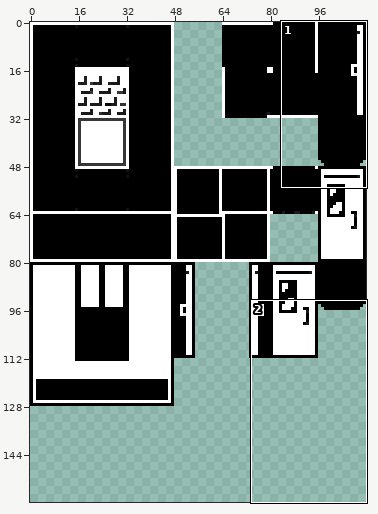
Two versions of one sprite sheet, assets/tilesets/tilemap_thiccwall.png. Above: a wide view before the commit, with the close-up outlined.
Close-up. Before the commit:
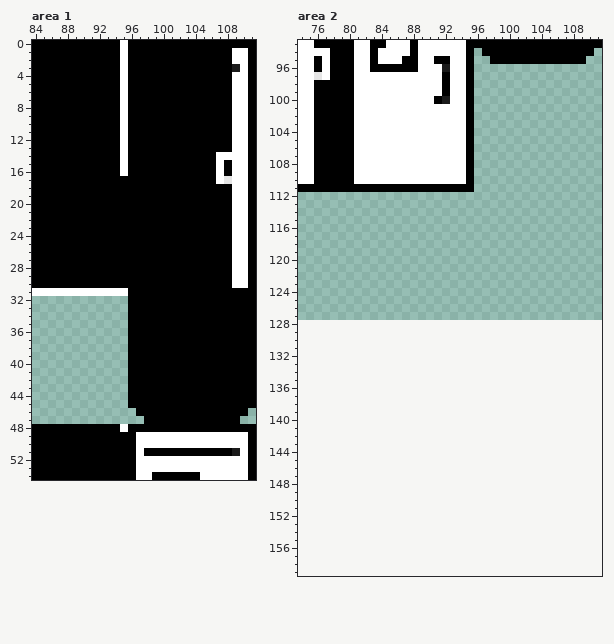
The file is 112x128 pixels. Colours within 5 levels of each other are drawn and written as one. Shown: area 1: x 84..111, y 0..54; area 2: x 74..111, y 93..159. The old version is drawn lined up with the new one, on the new canvas. The commit also changed other parts of the picture, which this record leaves out.
After the commit:
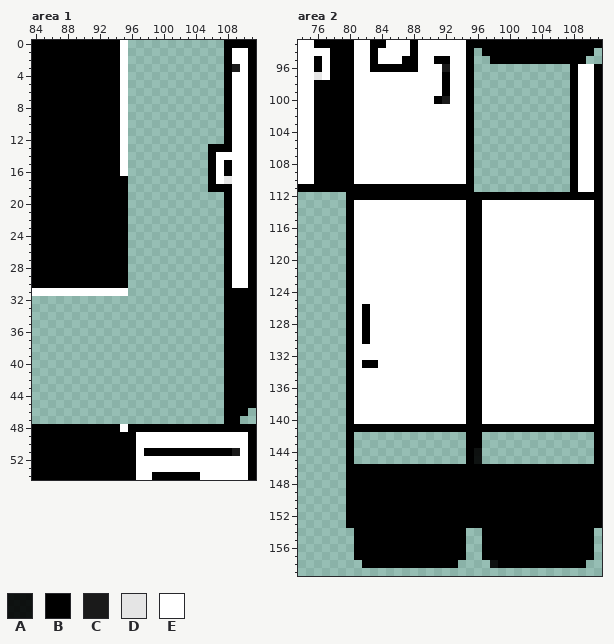
Palette (. is transparent): A #000000e6  B #000000  C #1a1a1a  D #e5e5e5  E #ffffff
The edit:
canvas 112x128 -> 112x160
Changed rows in their new state; - is an unchanged pixel.
Area 1:
first column x 96:
 0 ............
 1 ............
 2 ............
 3 ............
 4 ............
 5 ............
 6 ............
 7 ............
 8 ............
 9 ............
10 ............
11 ............
12 ............
13 ..........--
14 ..........--
15 ..........--
16 ..........--
17 ..........--
18 ..........--
19 ............
20 ............
21 ............
22 ............
23 ............
24 ............
25 ............
26 ............
27 ............
28 ............
29 ............
30 ............
31 ............
32 ............
33 ............
34 ............
35 ............
36 ............
37 ............
38 ............
39 ............
40 ............
41 ............
42 ............
43 ............
44 ............
45 ............
46 -...........
47 --..........
Area 2:
first column x 80:
 96 ----------------------------BEEB
 97 ----------------------------BEEB
 98 ----------------------------BEEB
 99 ----------------------------BEEB
100 ----------------------------BEEB
101 ----------------------------BEEB
102 ----------------------------BEEB
103 ----------------------------BEEB
104 ----------------------------BEEB
105 ----------------------------BEEB
106 ----------------------------BEEB
107 ----------------------------BEEB
108 ----------------------------BEEB
109 ----------------------------BEEB
110 ----------------------------BEEB
111 ----------------------------BEEB
112 BBBBBBBBBBBBBBBBBBBBBBBBBBBBBBBB
113 BEEEEEEEEEEEEEEBBEEEEEEEEEEEEEEB
114 BEEEEEEEEEEEEEEBBEEEEEEEEEEEEEEB
115 BEEEEEEEEEEEEEEBBEEEEEEEEEEEEEEB
116 BEEEEEEEEEEEEEEBBEEEEEEEEEEEEEEB
117 BEEEEEEEEEEEEEEBBEEEEEEEEEEEEEEB
118 BEEEEEEEEEEEEEEBBEEEEEEEEEEEEEEB
119 BEEEEEEEEEEEEEEBBEEEEEEEEEEEEEEB
120 BEEEEEEEEEEEEEEBBEEEEEEEEEEEEEEB
121 BEEEEEEEEEEEEEEBBEEEEEEEEEEEEEEB
122 BEEEEEEEEEEEEEEBBEEEEEEEEEEEEEEB
123 BEEEEEEEEEEEEEEBBEEEEEEEEEEEEEEB
124 BEEEEEEEEEEEEEEBBEEEEEEEEEEEEEEB
125 BEEEEEEEEEEEEEEBBEEEEEEEEEEEEEEB
126 BEBEEEEEEEEEEEEBBEEEEEEEEEEEEEEB
127 BEBEEEEEEEEEEEEBBEEEEEEEEEEEEEEB
128 BEBEEEEEEEEEEEEBBEEEEEEEEEEEEEEB
129 BEBEEEEEEEEEEEEBBEEEEEEEEEEEEEEB
130 BEBEEEEEEEEEEEEBBEEEEEEEEEEEEEEB
131 BEEEEEEEEEEEEEEBBEEEEEEEEEEEEEEB
132 BEEEEEEEEEEEEEEBBEEEEEEEEEEEEEEB
133 BEBBEEEEEEEEEEEBBEEEEEEEEEEEEEEB
134 BEEEEEEEEEEEEEEBBEEEEEEEEEEEEEEB
135 BEEEEEEEEEEEEEEBBEEEEEEEEEEEEEEB
136 BEEEEEEEEEEEEEEBBEEEEEEEEEEEEEEB
137 BEEEEEEEEEEEEEEBBEEEEEEEEEEEEEEB
138 BEEEEEEEEEEEEEEBBEEEEEEEEEEEEEEB
139 BEEEEEEEEEEEEEEBBEEEEEEEEEEEEEEB
140 BEEEEEEEEEEEEEEBBEEEEEEEEEEEEEEB
141 BBBBBBBBBBBBBBBBBBBBBBBBBBBBBBBB
142 B--------------BB--------------B
143 B--------------BB--------------B
144 B--------------BA--------------B
145 B--------------BA--------------B
146 BBBBBBBBBBBBBBBBBBBBBBBBBBBBBBBB
147 BBBBBBBBBBBBBBBBBBBBBBBBBBBBBBBB
148 BBBBBBBBBBBBBBBBBBBBBBBBBBBBBBBB
149 BBBBBBBBBBBBBBBBBBBBBBBBBBBBBBBB
150 BBBBBBBBBBBBBBBBBBBBBBBBBBBBBBBB
151 BBBBBBBBBBBBBBBBBBBBBBBBBBBBBBBB
152 BBBBBBBBBBBBBBBBBBBBBBBBBBBBBBBB
153 BBBBBBBBBBBBBBBBBBBBBBBBBBBBBBBB
154 -BBBBBBBBBBBBBB--BBBBBBBBBBBBBB-
155 -BBBBBBBBBBBBBB--BBBBBBBBBBBBBB-
156 -BBBBBBBBBBBBBB--BBBBBBBBBBBBBB-
157 -BBBBBBBBBBBBBB--BBBBBBBBBBBBBB-
158 --BBBBBBBBBBBB----ABBBBBBBBBBB--
Changed places in both close-ups, as pixel boxes (x1, y1, x2, y2):
erased: (128, 40, 224, 424)
added: (346, 64, 602, 568)
